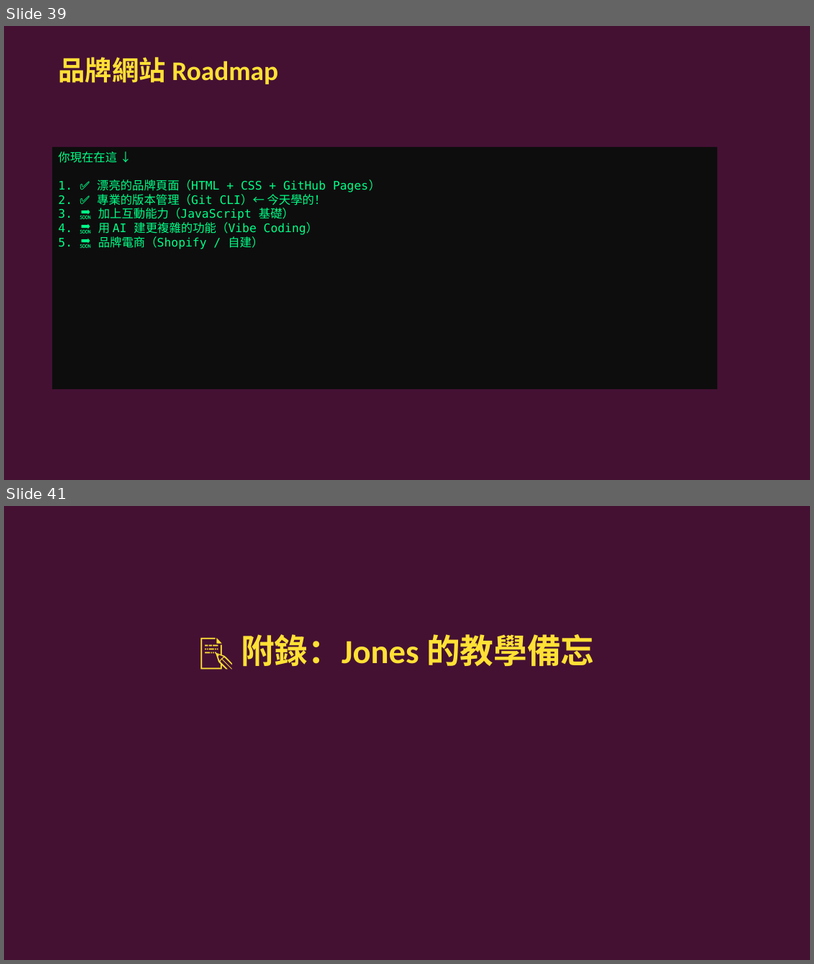
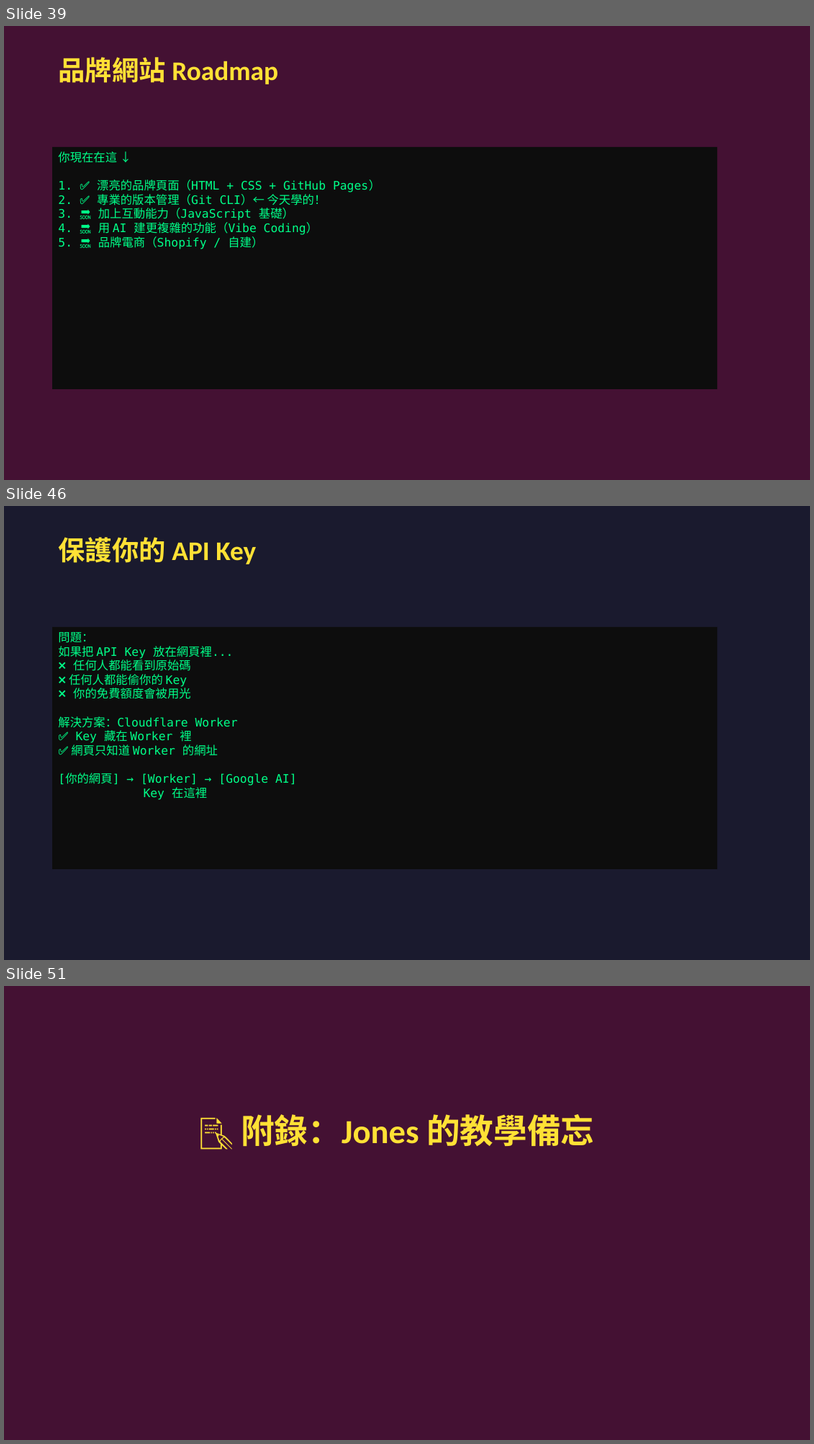
Before and after one commit to jonesandjay123/VibeCoding_Workshop, a slide deck: session2/slides/Session2_VibeCoding.pptx. Shown one above the other, each under a label of ours: slides 39 and 41 before the commit, slides 39, 46 and 51 after it; the slides between them are not shown. The pictures are 814x964 and 814x1444 pixels, drawn with LibreOffice and Linux fonts; fonts in the diff are those of the drawing. Boxes give left, top, right and bottom in pixels: in the first picture for what was removed or moved away, otherwise in the second. Text is boxed around its words. In the diff, an @@ line names an element or a change of style, - is before the commit and + after.

```diff
--- a/session2/slides/Session2_VibeCoding.pptx
+++ b/session2/slides/Session2_VibeCoding.pptx
@@ slide 46 added at box(4, 506, 810, 960), background #1A1A2E @@
@@ text added at box(58, 537, 256, 564), 32 pt, text #FFE135, bold @@
+保護你的 API Key
@@ rectangle added at box(52, 627, 718, 869), fill #0D0D0D, 14 pt, text #00FF88 @@
+問題：
+如果把 API Key 放在網頁裡...
+❌ 任何人都能看到原始碼
+❌ 任何人都能偷你的 Key
+❌ 你的免費額度會被用光
+解決方案：Cloudflare Worker
+✅ Key 藏在 Worker 裡
+✅ 網頁只知道 Worker 的網址
+[你的網頁] → [Worker] → [Google AI]
+Key 在這裡
@@ what was slide 41 is now slide 51 @@
```
Also in this commit, not shown: 9 other slides added, 3 other files.
